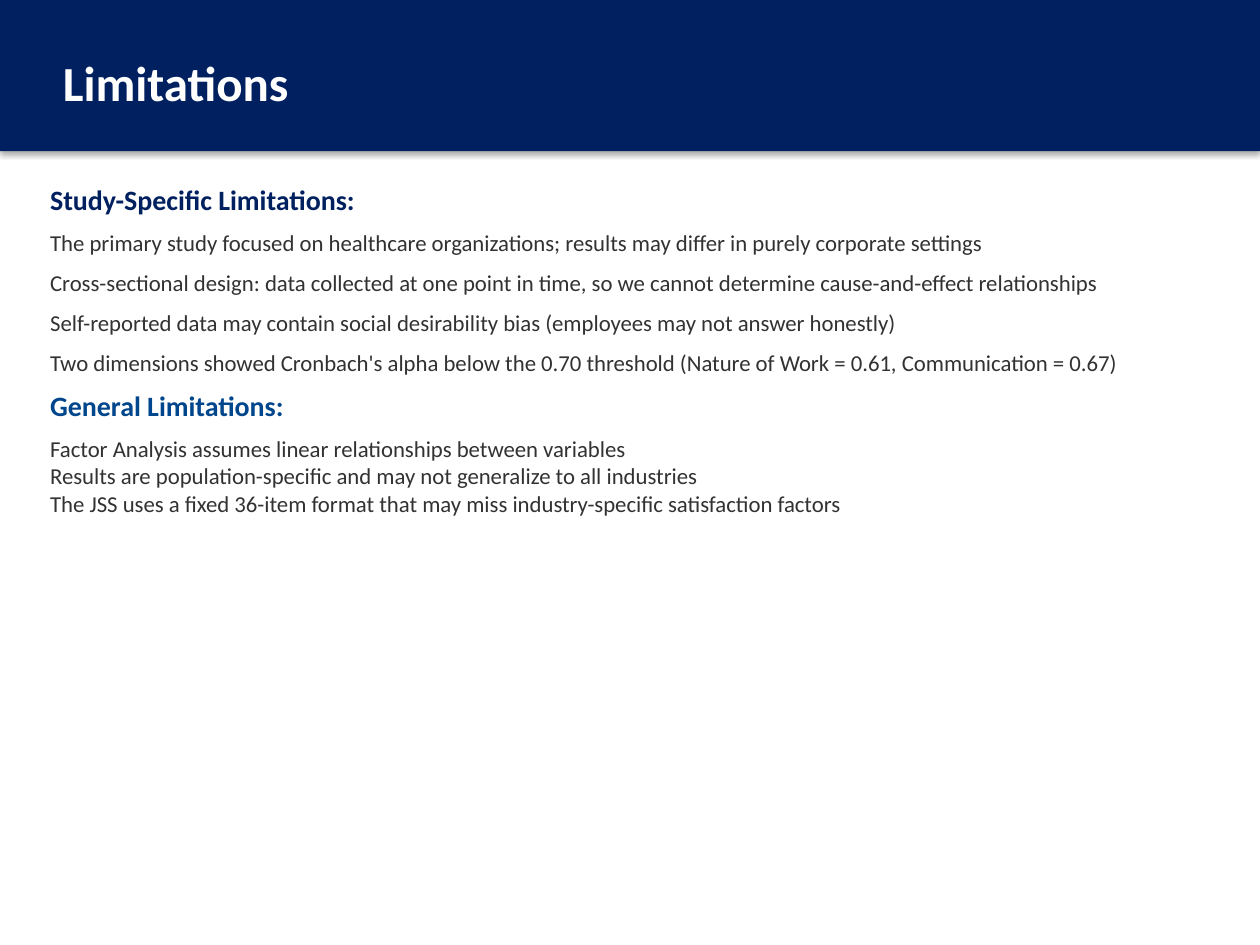
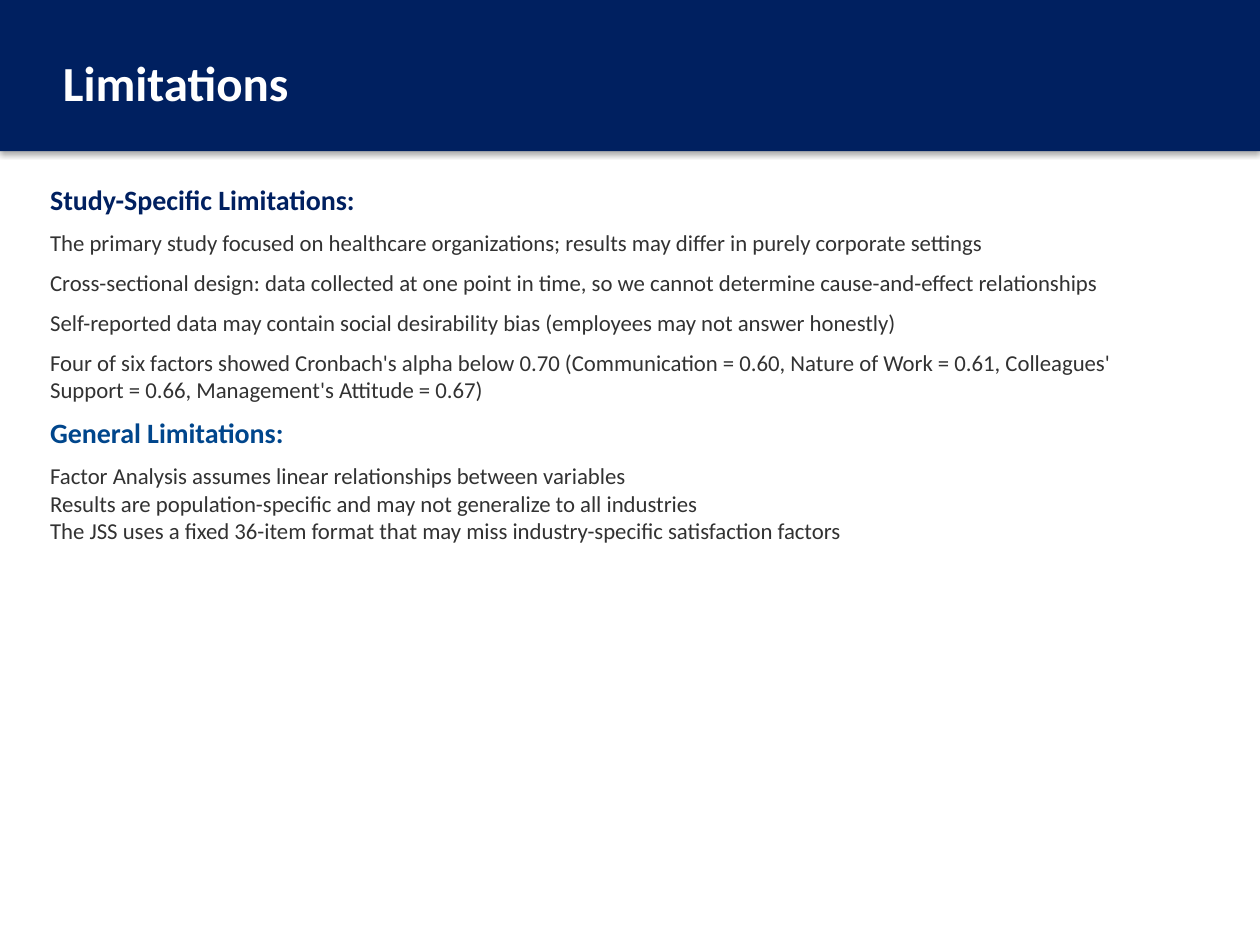
Before and after one commit to thenaivedetective/sp500-stock-performance, a slide deck: slide 23 of Factor_Analysis_JobSatisfaction_Presentation.pptx. Drawn at 1260x945 pixels with LibreOffice and Linux fonts; fonts in the diff are those of the drawing. Boxes give left, top, right and bottom in pixels: in the first picture for what was removed or moved away, otherwise in the second. Text is boxed around its words. In the diff, an @@ line names an element or a change of style, - is before the commit and + after.

```diff
--- a/Factor_Analysis_JobSatisfaction_Presentation.pptx
+++ b/Factor_Analysis_JobSatisfaction_Presentation.pptx
@@ text at (x1=50, y1=354, x2=1109, y2=402): text changed @@
-Two dimensions showed Cronbach's alpha below the 0.70 threshold (Nature of Work = 0.61, Communication = 0.67)
+Four of six factors showed Cronbach's alpha below 0.70 (Communication = 0.60, Nature of Work = 0.61, Colleagues' Support = 0.66, Management's Attitude = 0.67)
```
Also in this commit, not shown: 13 other slides changed, 12 other files.
